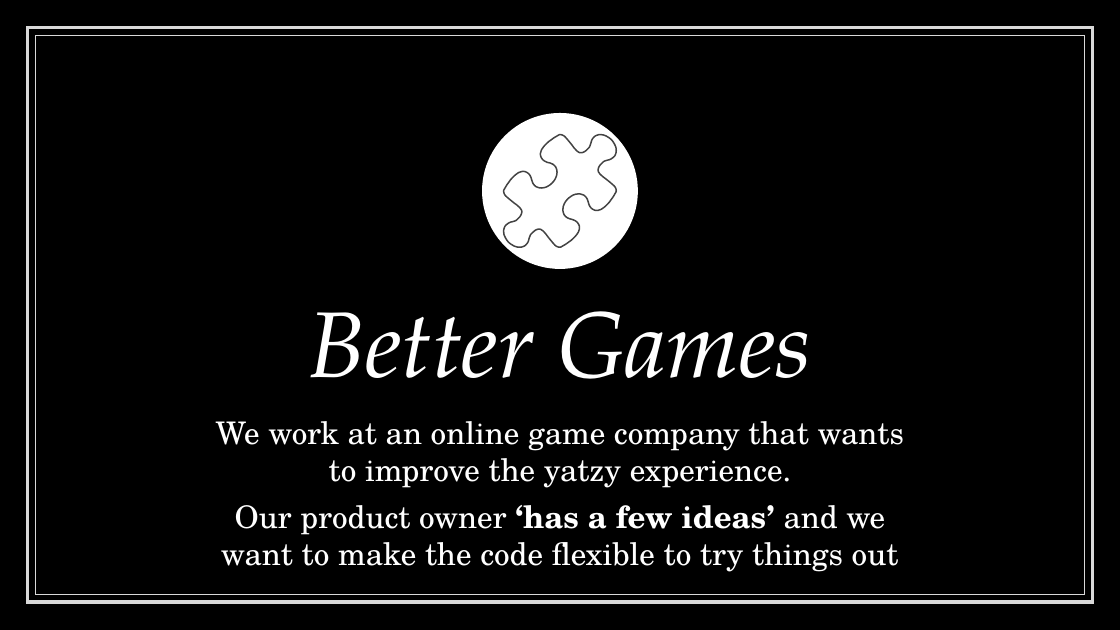
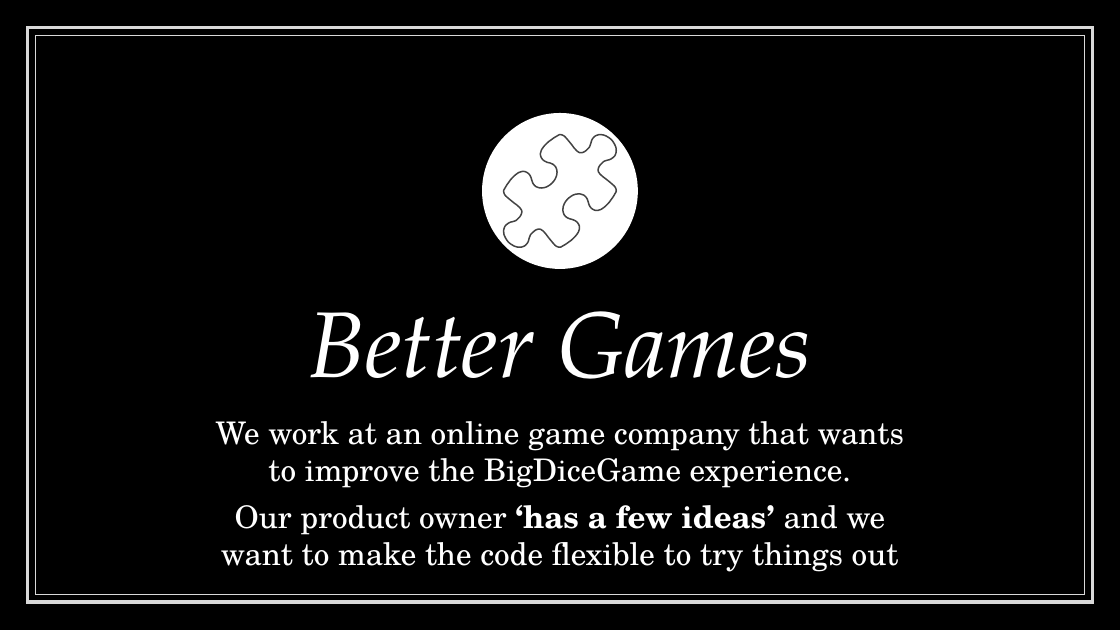
Before and after one commit to LearnWithLlew/RefactoringToCleanerCode.Slides, a slide deck: slide 6 of RefactoringToCleanerCode.pptx (slide 5 before the commit). Drawn at 1120x630 pixels with LibreOffice and Linux fonts; fonts in the diff are those of the drawing. Boxes give left, top, right and bottom in pixels: in the first picture for what was removed or moved away, otherwise in the second. Text is boxed around its words. In the diff, an @@ line names an element or a change of style, - is before the commit and + after.

```diff
--- a/RefactoringToCleanerCode.pptx
+++ b/RefactoringToCleanerCode.pptx
@@ subtitle at <box>216,421,904,488</box>: text changed @@
-We work at an online game company that wants to improve the yatzy experience.
+We work at an online game company that wants to improve the BigDiceGame experience.
```
Also in this commit, not shown: 2 other slides changed, 1 slide removed.
